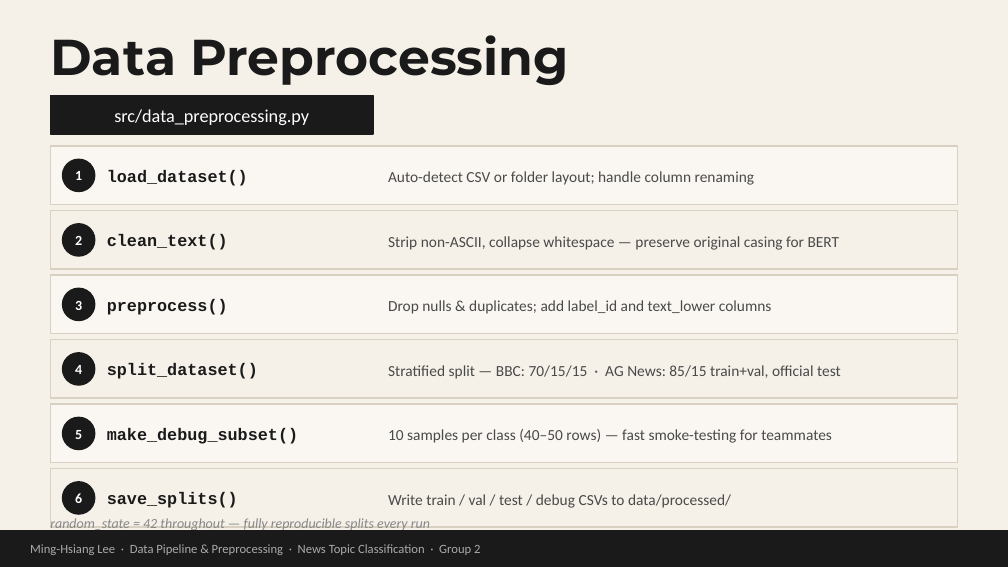
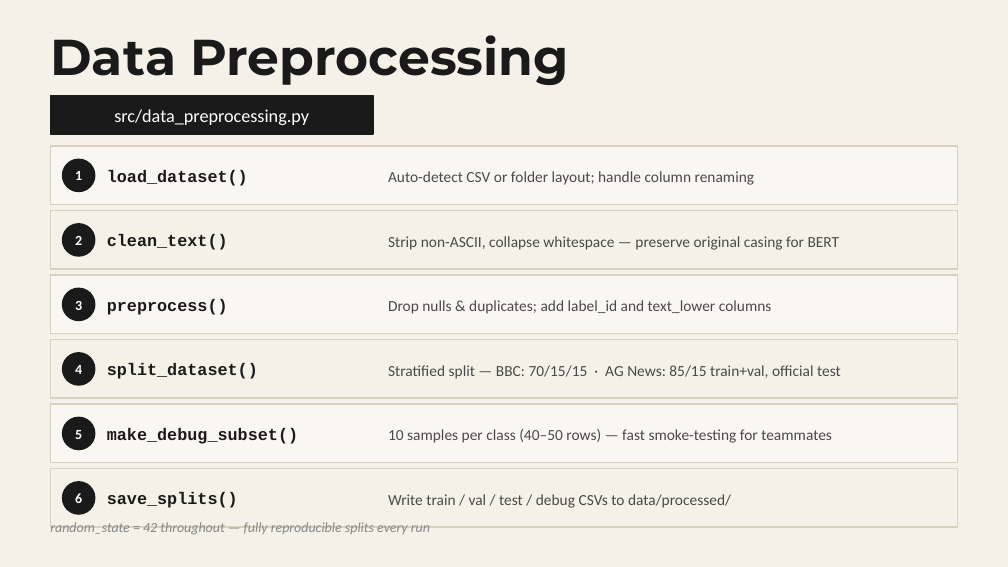
Before and after one commit to mhleethomas/News_Topic_Classification, a slide deck: slide 5 of thomas_presentation.pptx. Drawn at 1008x567 pixels with LibreOffice and Linux fonts; fonts in the diff are those of the drawing. Boxes give left, top, right and bottom in pixels: in the first picture for what was removed or moved away, otherwise in the second. Text is boxed around its words. In the diff, an @@ line names an element or a change of style, - is before the commit and + after.

```diff
--- a/thomas_presentation.pptx
+++ b/thomas_presentation.pptx
@@ rectangle removed at (0, 531, 1008, 566) @@
@@ text "random_state = 42 throughout — ...": place and size @@
-text "random_state = 42 throughout — ..." at (50, 518, 430, 532)
+text "random_state = 42 throughout — ..." at (50, 522, 430, 535)
@@ text removed at (30, 544, 480, 555) @@
-Ming-Hsiang Lee · Data Pipeline & Preprocessing · News Topic Classification · Group 2
```
Also in this commit, not shown: 7 other slides changed, 1 slide removed.
